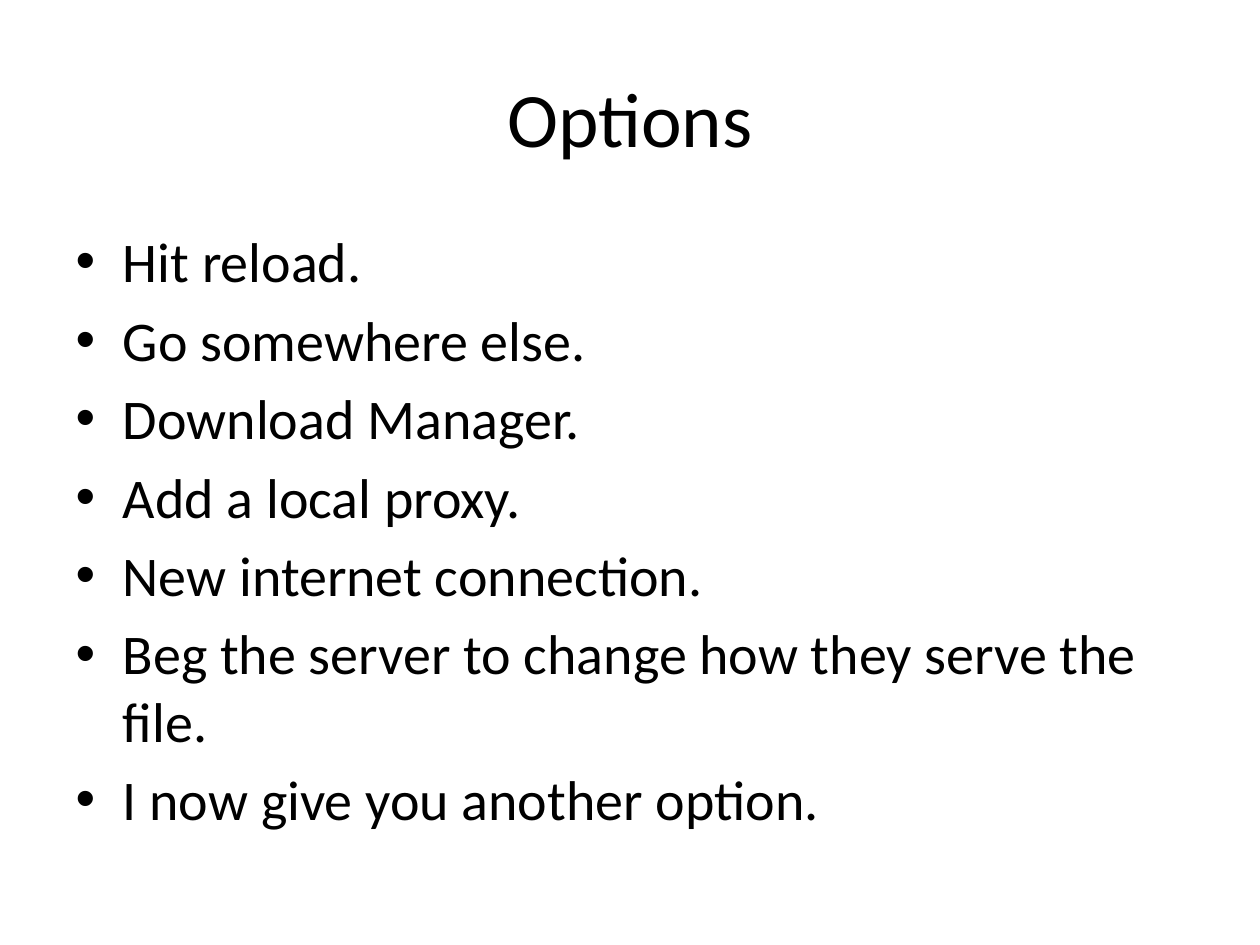
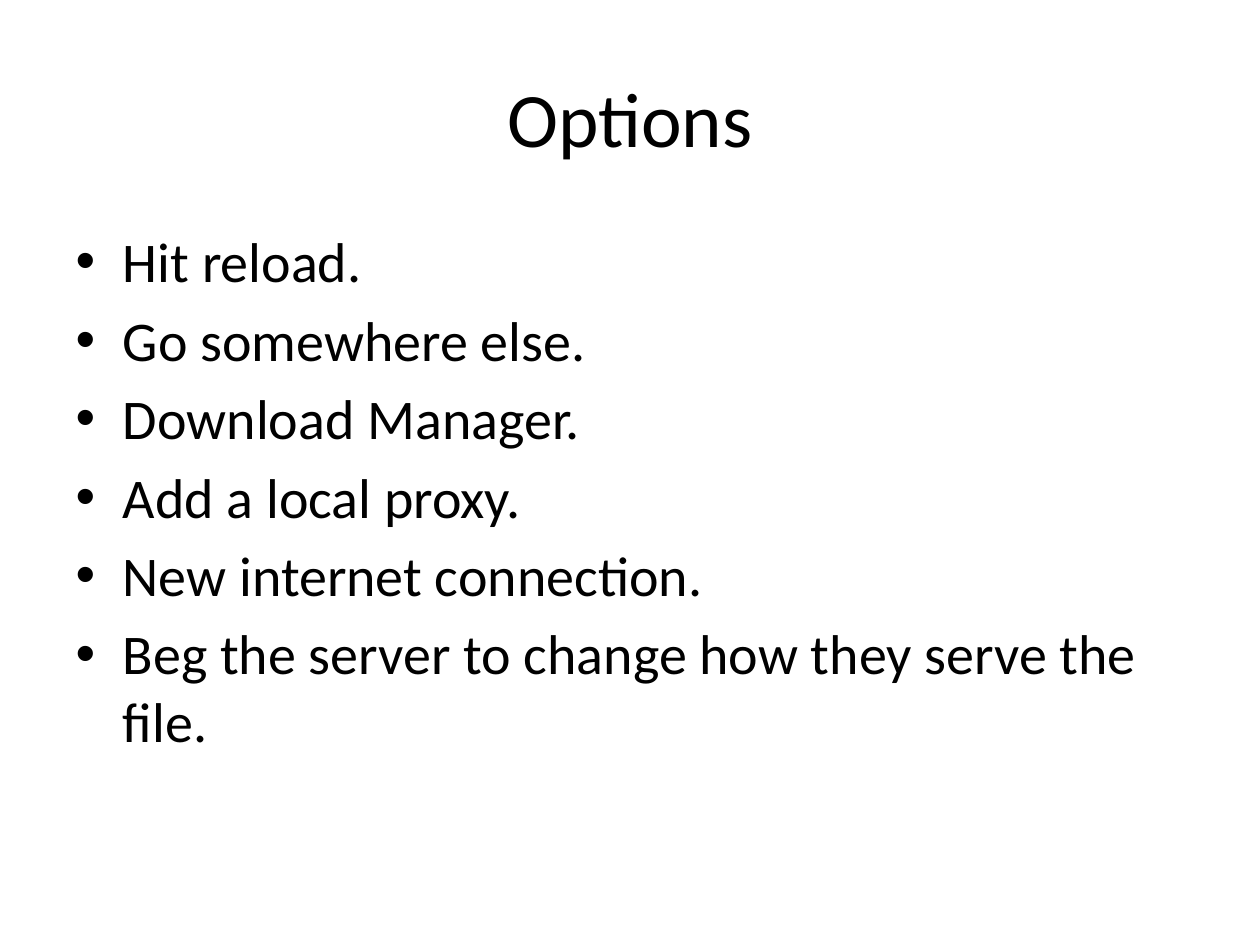
Before and after one commit to rdp/p2pwebclient, a slide deck: slide 5 of thesis_presentation/How to Make the Internet Faster.pptx (slide 4 before the commit). Drawn at 1260x945 pixels with LibreOffice and Linux fonts; fonts in the diff are those of the drawing. Boxes give left, top, right and bottom in pixels: in the first picture for what was removed or moved away, otherwise in the second. Text is boxed around its words. In the diff, an @@ line names an element or a change of style, - is before the commit and + after.

```diff
--- a/thesis_presentation/How to Make the Internet Faster.pptx
+++ b/thesis_presentation/How to Make the Internet Faster.pptx
@@ text at bbox=[123, 781, 819, 830]: paragraph removed @@
-• I now give you another option.
```
Also in this commit, not shown: 4 other slides changed, 2 slides added, 1 slide removed, 4 other files.
